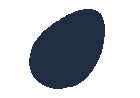
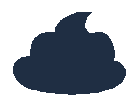
Before/after of a 140 × 98 layered artwork. What changed in the layer stack:
hid "eggs" over (29, 9, 105, 89)
showed "poop" over (13, 12, 126, 95)
